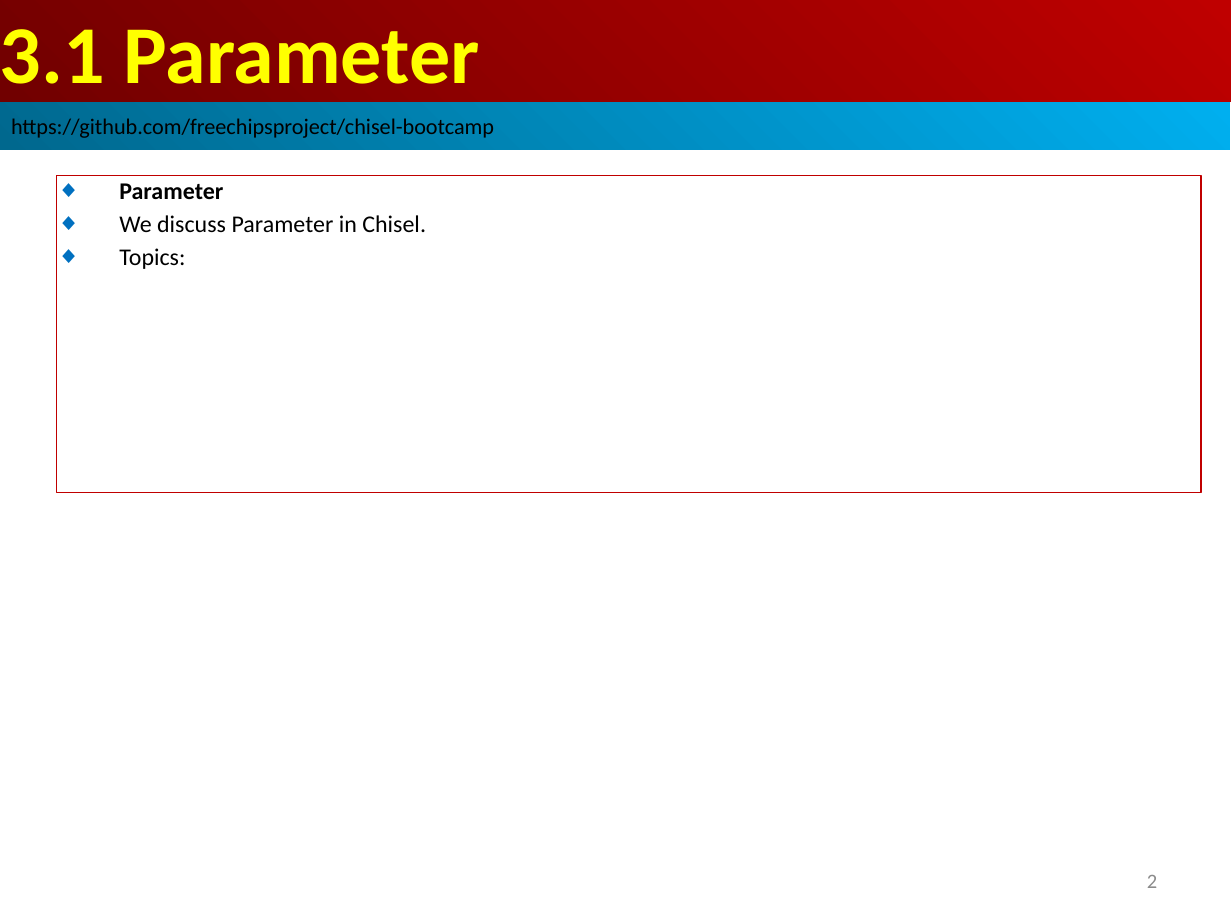
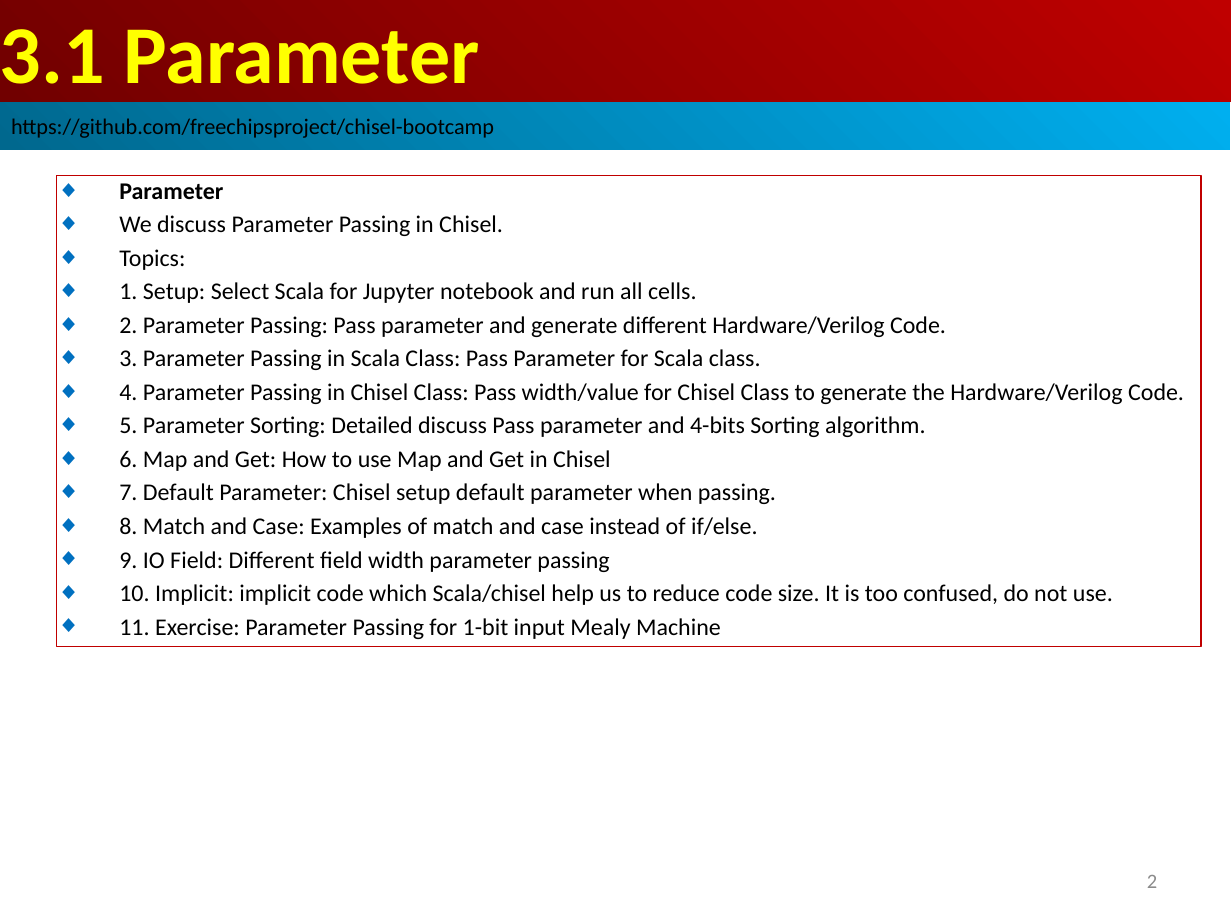
Before and after one commit to peterhchen/AIU_CS800_Chisel, a slide deck: slide 2 of 300_UCB_BC/003.1_Parameter/000_Video/003.1_Parameter.ppt. Drawn at 1232x924 pixels with LibreOffice and Linux fonts; fonts in the diff are those of the drawing. Boxes give left, top, right and bottom in pixels: in the first picture for what was removed or moved away, otherwise in the second. Text is boxed around its words. In the diff, an @@ line names an element or a change of style, - is before the commit and + after.

```diff
--- a/300_UCB_BC/003.1_Parameter/000_Video/003.1_Parameter.ppt
+++ b/300_UCB_BC/003.1_Parameter/000_Video/003.1_Parameter.ppt
@@ rectangle removed at box(57, 175, 1201, 493) @@
-◆ Parameter
-◆ We discuss Parameter in Chisel.
-◆ Topics:
@@ rectangle added at box(57, 175, 1201, 647), outline #C00000 0.74 pt, 14 pt, text #000000 @@
+◆ Parameter
+◆ We discuss Parameter Passing in Chisel.
+◆ Topics:
+◆ 1. Setup: Select Scala for Jupyter notebook and run all cells.
+◆ 2. Parameter Passing: Pass parameter and generate different Hardware/Verilog Code.
+◆ 3. Parameter Passing in Scala Class: Pass Parameter for Scala class.
+◆ 4. Parameter Passing in Chisel Class: Pass width/value for Chisel Class to generate the Hardware/Verilog Code.
+◆ 5. Parameter Sorting: Detailed discuss Pass parameter and 4-bits Sorting algorithm.
+◆ 6. Map and Get: How to use Map and Get in Chisel
+◆ 7. Default Parameter: Chisel setup default parameter when passing.
+◆ 8. Match and Case: Examples of match and case instead of if/else.
+◆ 9. IO Field: Different field width parameter passing
+◆ 10. Implicit: implicit code which Scala/chisel help us to reduce code size. It is too confused, do not use.
+◆ 11. Exercise: Parameter Passing for 1-bit input Mealy Machine
```
Also in this commit, not shown: 1 other slide changed.
